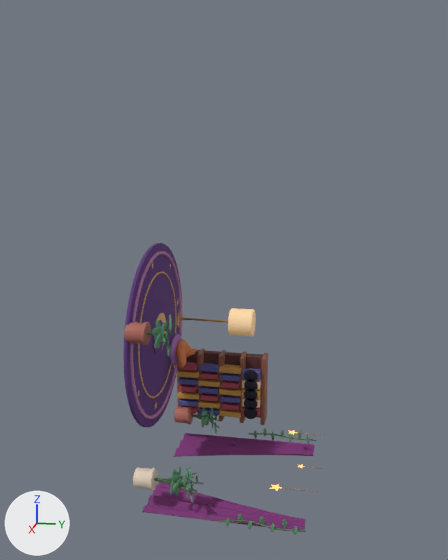
The glTF model public/assets/models/drum-corner.glb as it was, and as the next commit left it.
Camera for both pictures: a 50 mm lens placed at (17.54, 5.68, 6.26), pointed at (0.19, 2.21, 1.92). Every picture has the same lights, and +X, +Y and +Z are marked at lower left. The first picture is the older version. Where no turn or scale is listed for an object, it has been applied to the vertices.

In view in the first picture: 'Batched_Aged_Paper', 'Batched_Book_Burgundy', 'Batched_Book_Indigo', 'Batched_Book_Ochre', 'Batched_Plant_Leaves', 'Batched_Plum_Curtain_Velvet', 'Batched_Rug_Deep_Purple', 'Batched_Vinyl_Black', 'Batched_Walnut_Wood', 'Batched_Warm_Ceramic', 'Lamp_Shade', 'Music_Shelf_Back', 'Rug_Outer_Border' and 7 more.
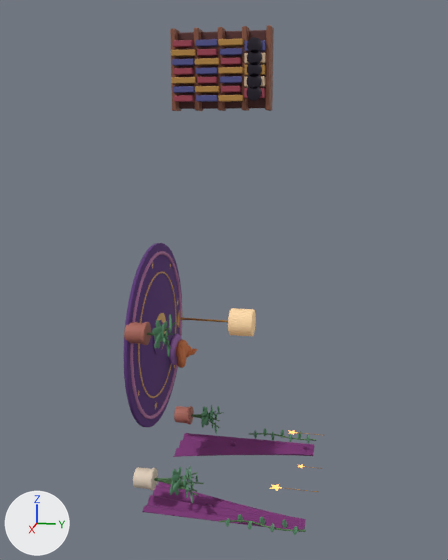
The change in detail:
Object 'Music_Shelf_Back' (ob_music_shelf_back) moves from (-2.68, 1.55, -2.58) to (-2.68, 1.55, 8.0).
Object 'Batched_Walnut_Wood' (ob_batched_walnut_wood) moves from (-2.48, 0.12, -2.58) to (-2.48, 0.12, 8.0).
Object 'Batched_Book_Burgundy' (ob_batched_book_burgundy) moves from (-2.2, 0.47, -3.44) to (-2.2, 0.47, 7.14).
Object 'Batched_Book_Indigo' (ob_batched_book_indigo) moves from (-2.2, 0.47, -3.17) to (-2.2, 0.47, 7.41).
Object 'Batched_Book_Ochre' (ob_batched_book_ochre) moves from (-2.2, 0.47, -2.9) to (-2.2, 0.47, 7.68).
Object 'Batched_Vinyl_Black' (ob_batched_vinyl_black) moves from (-2.0, 2.7, -3.3) to (-2.0, 2.7, 7.28).
Object 'Batched_Aged_Paper' (ob_batched_aged_paper) moves from (-2.19, 2.7, -2.96) to (-2.19, 2.7, 7.62).

What differs and where, as boxes [x1, y1, x2, y2] in the pictures (448 x 560 px):
'Batched_Walnut_Wood', moved
    before: [177, 349, 268, 425]
    after: [170, 25, 274, 111]
'Batched_Book_Ochre', moved
    before: [177, 364, 261, 418]
    after: [171, 39, 266, 102]
'Music_Shelf_Back', moved
    before: [186, 350, 263, 418]
    after: [178, 30, 266, 109]
'Batched_Book_Indigo', moved
    before: [178, 363, 261, 416]
    after: [172, 39, 266, 102]
'Batched_Book_Burgundy', moved
    before: [179, 361, 261, 417]
    after: [173, 40, 266, 102]
'Batched_Vinyl_Black', moved
    before: [244, 370, 258, 419]
    after: [247, 37, 262, 101]
'Batched_Aged_Paper', moved
    before: [242, 379, 261, 408]
    after: [244, 53, 266, 87]
